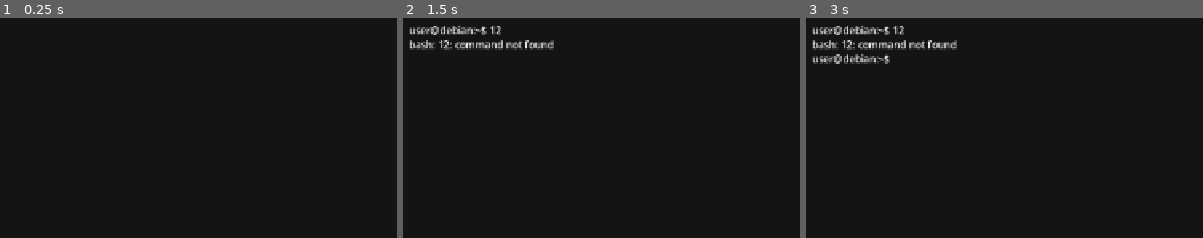
Above: before the commit, frames 1-3 (left to right).
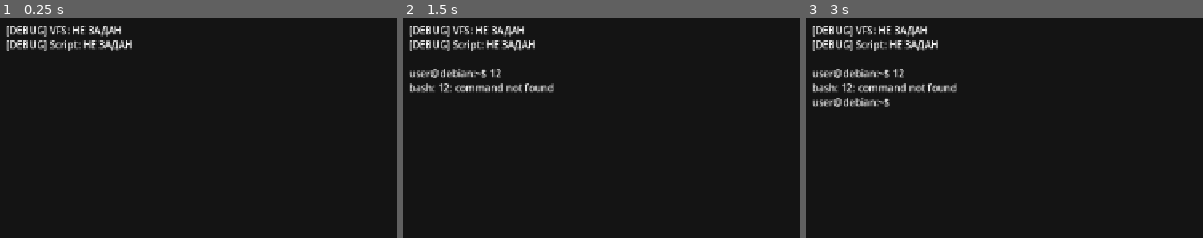
Above: after the commit, the same moments.

Repository: MishaOdessa/Terminal
Game: Godot game, scene res://Scens/terminal.tscn
The game is run twice, just before and just after one commit, with the same random seed, the same clock (stepped at 60 frames per second) and the same inputs.
Inputs (mouse positions are % of the whole screen's width and height, from its top left):
- Up to frame 1 (0.25 s): no input
- Up to frame 2 (1.5 s): click (55, 96) at 0.52 s; type "12" at 0.6 s; tap Enter at 1.25 s
- Up to frame 3 (3 s): tap Space at 2 s; tap Enter at 2.75 s
The pictures show only the part of the screen within x 0-50%, y 0-50%; the shares and areas given below are measured in that part.

The runs differ from the first frame. In frame 1, 1.7% of the frame differs, in the area x 1-34%, y 3-15%; in frame 2, 3.7%; in frame 3, 4.8%, in the area x 1-39%, y 3-41%.

Commit message:
Второй этап выполнен

Diff:
--- a/Scripts/terminal.gd
+++ b/Scripts/terminal.gd
@@ -7,6 +7,9 @@
 var system_os: String
 var username: String
 var current_dir: String = "~"
+
+var vfs_path: String = ""
+var script_path: String = ""
 
 func get_system_os():
 	system_os = OS.get_name().to_lower()
@@ -42,8 +45,57 @@
 	# Подключаем сигнал нажатия Enter к нашей функции
 	cmd.text_submitted.connect(_on_cmd_text_submitted)
 
+	parse_cli_args()
+	# Если путь к скрипту передали, запускаем его
+	if not script_path.is_empty():
+		run_startup_script(script_path)
 
-func _on_cmd_text_submitted(new_text: String) -> void:
+func parse_cli_args() -> void:
+	# OS.get_cmdline_user_args() берет только параметры, переданные ПОСЛЕ разделителя '--'
+	var args := OS.get_cmdline_user_args()
+
+	for i in range(args.size()):
+		if args[i] == "--vfs" and i + 1 < args.size():
+			vfs_path = args[i + 1]
+		elif args[i] == "--script" and i + 1 < args.size():
+			script_path = args[i + 1]
+
+	# Отладочный вывод в стандартную консоль Linux
+	print("=== DEBUG CLI ARGS ===")
+	print("VFS Path: ", vfs_path)
+	print("Script Path: ", script_path)
+	print("======================")
+
+	# Отладочный вывод прямо в окно нашего эмулятора
+	history.append_text("[DEBUG] VFS: " + (vfs_path if not vfs_path.is_empty() else "НЕ ЗАДАН") + "\n")
+	history.append_text("[DEBUG] Script: " + (script_path if not script_path.is_empty() else "НЕ ЗАДАН") + "\n\n")
+
+func run_startup_script(path: String) -> void:
+	#проверяем, существует ли файл
+	if not FileAccess.file_exists(path):
+		history.append_text("[ERROR] Script file not found: " + path + "\n")
+		return
+
+	#открываем файл для чтения
+	var file := FileAccess.open(path, FileAccess.READ)
+
+	#читаем файл пока не дойдем до конца
+	while not file.eof_reached():
+		var line := file.get_line().strip_edges()
+
+		# Пропускаем пустые строки или комментарии (начинающиеся с #)
+		if line.is_empty() or line.begins_with("#"):
+			continue
+
+		# Выполняем команду и получаем статус (успех/ошибка)
+		var success: bool = _on_cmd_text_submitted(line)
+
+		# Если произошла ошибка — останавливаем скрипт
+		if not success:
+			history.append_text("[SCRIPT ERROR] Stopped execution on command: " + line + "\n")
+			break
+
+func _on_cmd_text_submitted(new_text: String):
 	var expanded_text := expand_env_vars(new_text.strip_edges())
 	var parts := expanded_text.split(" ", false)
 	#Записываем текущую строку ввода с промптом в историю вывода
@@ -51,15 +103,16 @@
 
 	#очищаем поле ввода
 	cmd.clear()
-
+	var success: bool = true
 	if not parts.is_empty():
-		execute_command(parts)
+		success = execute_command(parts)
 
 	cmd.call_deferred("grab_focus")
+	return success
 
-func execute_command(parts: Array) -> void:
+func execute_command(parts: Array):
 	if parts.is_empty():
-		return
+		return true
 	var command: String = parts[0]
 	var args := parts.slice(1) # Берет всё, начиная с 1-го элемента до конца
 
@@ -74,6 +127,8 @@
 			history.append_text("ls " + str(args) + "\n")
 		_:
 			history.append_text("bash: " + command + ": command not found\n")
+			return false
+	return true
 
 func expand_env_vars(input_text: String) -> String:
 	var regex := RegEx.new()
Not shown, added: tests/bad_test.txt
Not shown, added: tests/good_test.txt
Not shown, added: run_test1.sh
Not shown, added: run_test2.sh
Not shown, added: run_test3.sh
